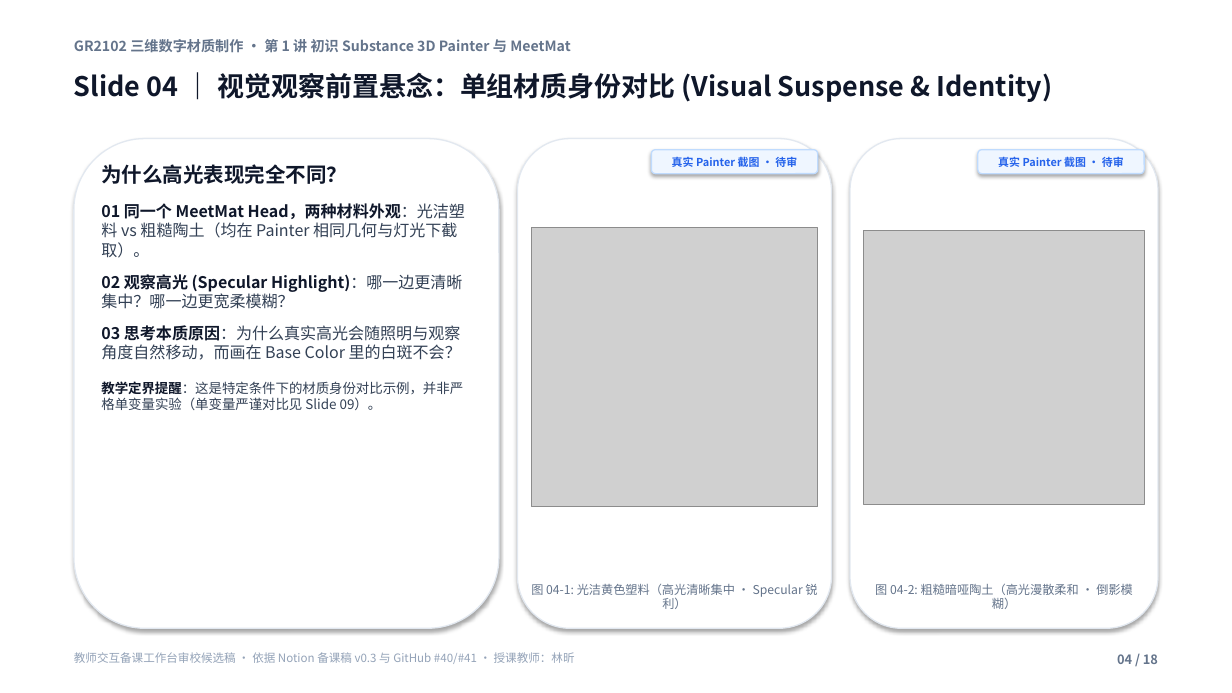
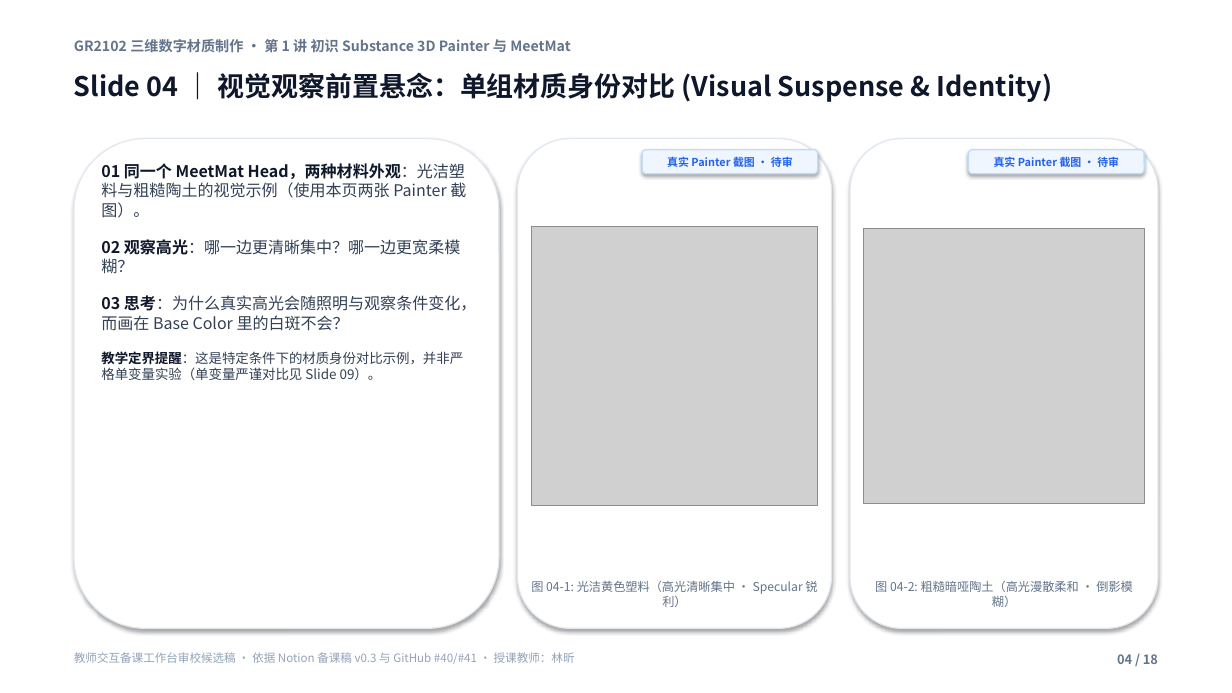
Before and after one commit to carllx/corso-pbr-materials, a slide deck: slide 4 of W1_MeetMat_18slides_teacher_review.pptx. Drawn at 1232x693 pixels with LibreOffice and Linux fonts; fonts in the diff are those of the drawing; grey boxes stand for pictures. Boxes give left, top, right and bottom in pixels: in the first picture for what was removed or moved away, otherwise in the second. Text is boxed around its words. In the diff, an @@ line names an element or a change of style, - is before the commit and + after.

```diff
--- a/W1_MeetMat_18slides_teacher_review.pptx
+++ b/W1_MeetMat_18slides_teacher_review.pptx
@@ text at [101,163,476,331]: text changed @@
-为什么高光表现完全不同？
-01 同一个 MeetMat Head，两种材料外观：光洁塑料 vs 粗糙陶土（均在 Painter 相同几何与灯光下截取）。
-02 观察高光 (Specular Highlight)：哪一边更清晰集中？哪一边更宽柔模糊？
-03 思考本质原因：为什么真实高光会随照明与观察角度自然移动，而画在 Base Color 里的白斑不会？
+01 同一个 MeetMat Head，两种材料外观：光洁塑料与粗糙陶土的视觉示例（使用本页两张 Painter 截图）。
+02 观察高光：哪一边更清晰集中？哪一边更宽柔模糊？
+03 思考：为什么真实高光会随照明与观察条件变化，而画在 Base Color 里的白斑不会？
@@ rounded rectangle "真实 Painter 截图 · 待审": place and size @@
-rounded rectangle "真实 Painter 截图 · 待审" at [652,150,818,174]
+rounded rectangle "真实 Painter 截图 · 待审" at [642,150,818,174]
@@ rounded rectangle "真实 Painter 截图 · 待审": place and size @@
-rounded rectangle "真实 Painter 截图 · 待审" at [978,150,1144,174]
+rounded rectangle "真实 Painter 截图 · 待审" at [969,150,1144,174]
```
Also in this commit, not shown: 17 other slides changed, 5 other files.
